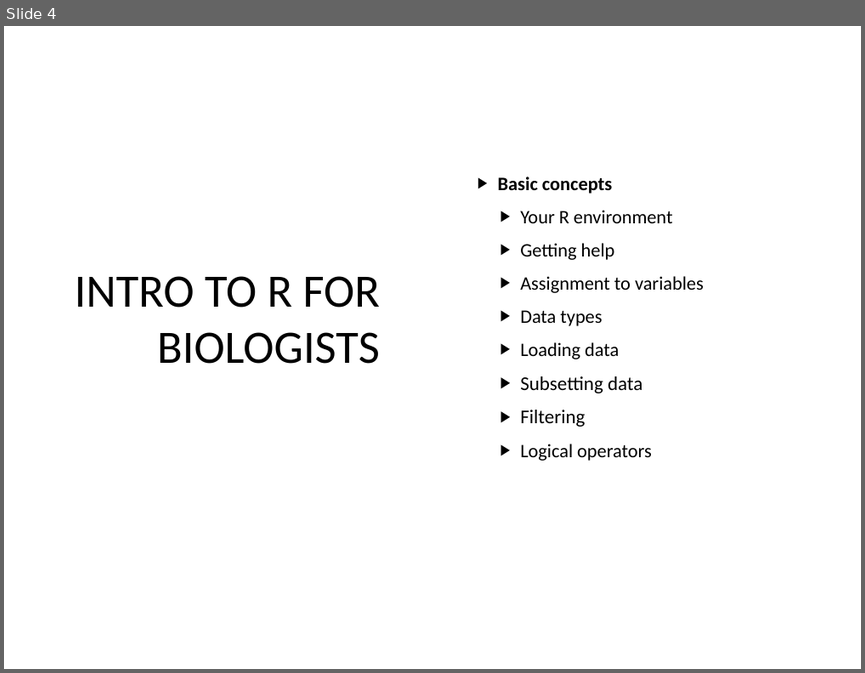
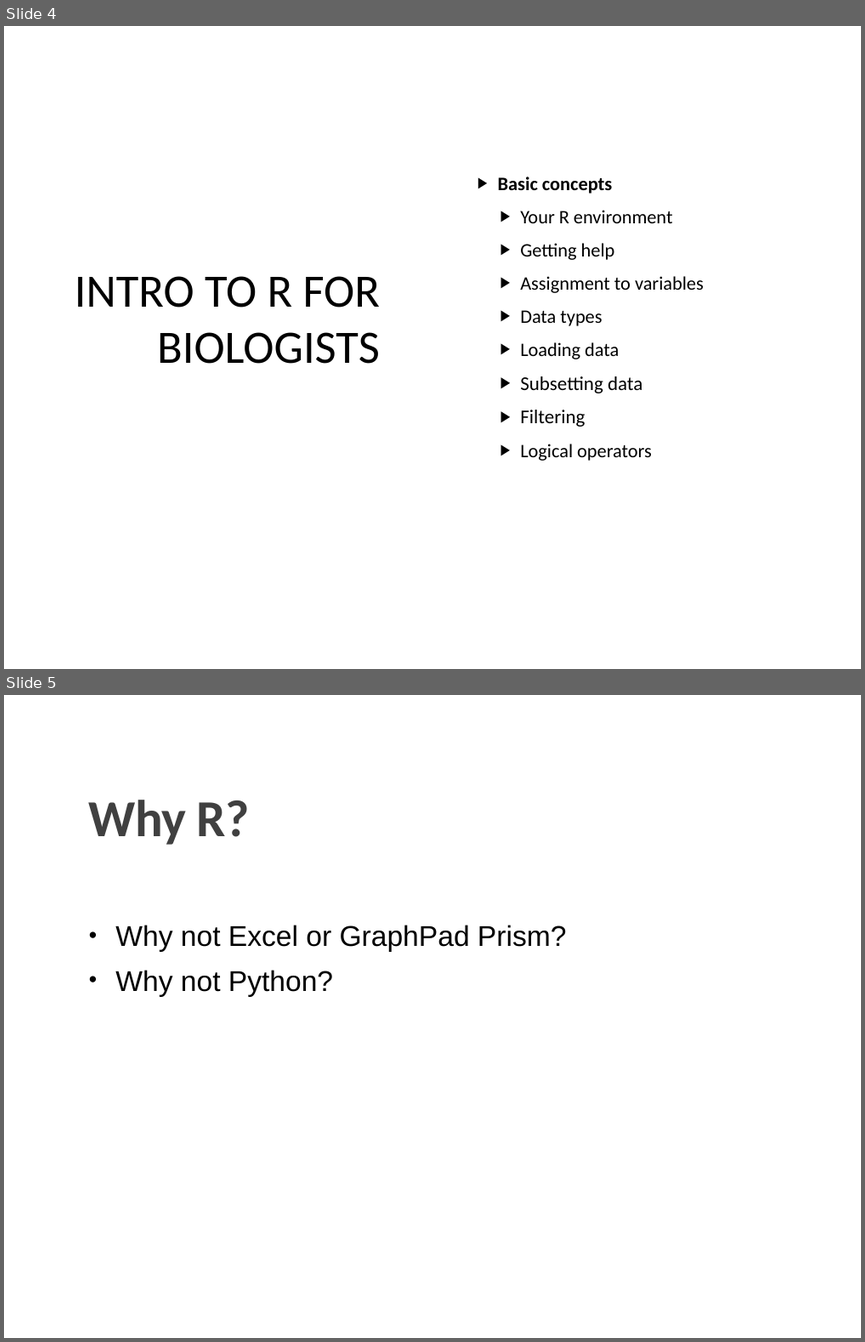
Before and after one commit to sraorao/MSD_R_course_MT2023, a slide deck: powerpoint/Session1.pptx. Shown one above the other, each under a label of ours: slide 4 before the commit, slides 4 and 5 after it. The pictures are 865x673 and 865x1342 pixels, drawn with LibreOffice and Linux fonts; fonts in the diff are those of the drawing. Boxes give left, top, right and bottom in pixels: in the first picture for what was removed or moved away, otherwise in the second. Text is boxed around its words. In the diff, an @@ line names an element or a change of style, - is before the commit and + after.

Commit message:
add motivation slide

```diff
--- a/powerpoint/Session1.pptx
+++ b/powerpoint/Session1.pptx
@@ slide 5 added at (x1=4, y1=695, x2=861, y2=1338), background #FFFFFF @@
@@ text added at (x1=89, y1=800, x2=250, y2=845), 43.6 pt, text #404040, bold @@
+Why R?
@@ text added at (x1=115, y1=925, x2=567, y2=997), 24 pt, text #000000 @@
+• Why not Excel or GraphPad Prism?
+• Why not Python?
```
